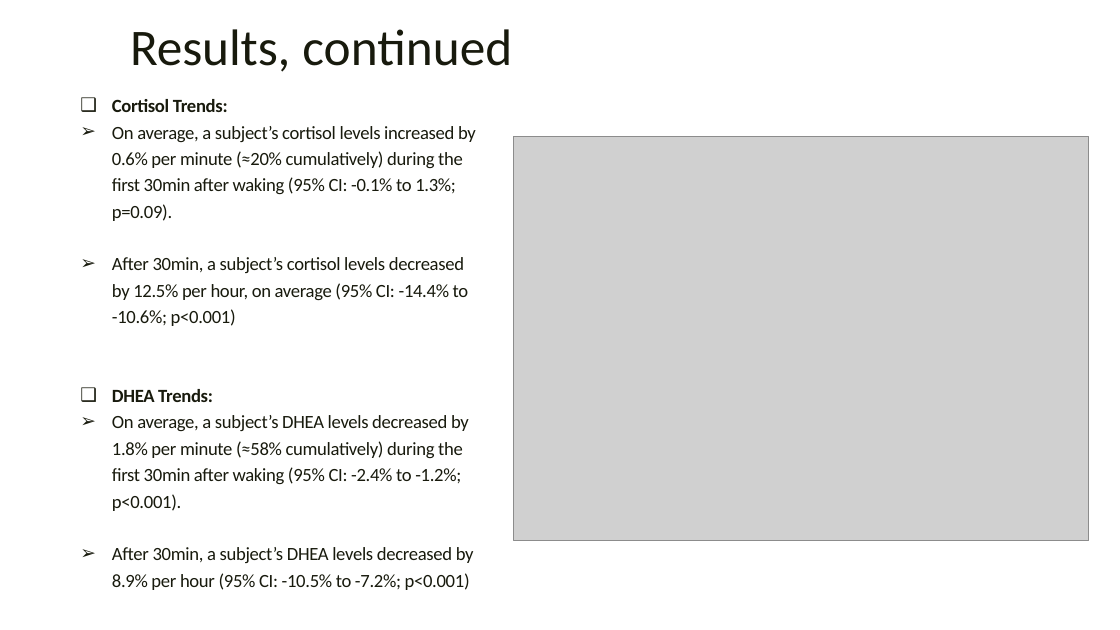
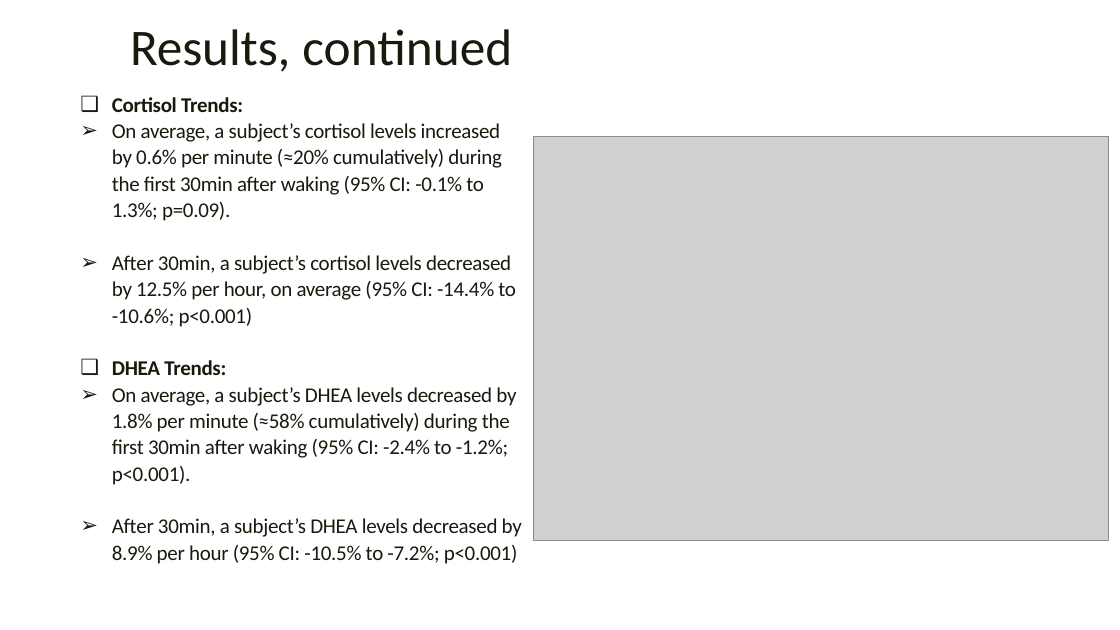
Before and after one commit to rysummers/BIOS6624-Class, a slide deck: slide 6 of Project0/Reports/Project0_Presentation.pptx. Drawn at 1120x630 pixels with LibreOffice and Linux fonts; fonts in the diff are those of the drawing; grey boxes stand for pictures; background and template pictures are left out. Boxes give left, top, right and bottom in pixels: in the first picture for what was removed or moved away, otherwise in the second. Text is boxed around its words. In the diff, an @@ line names an element or a change of style, - is before the commit and + after.

```diff
--- a/Project0/Reports/Project0_Presentation.pptx
+++ b/Project0/Reports/Project0_Presentation.pptx
@@ text "Cortisol Trends:" at (112, 97, 522, 564): size 16 to 18 pt @@
@@ picture: place and size @@
-picture at (514, 136, 1090, 541)
+picture at (534, 136, 1109, 541)
```
Also in this commit, not shown: 6 other slides changed, 1 slide added, 5 other files.
